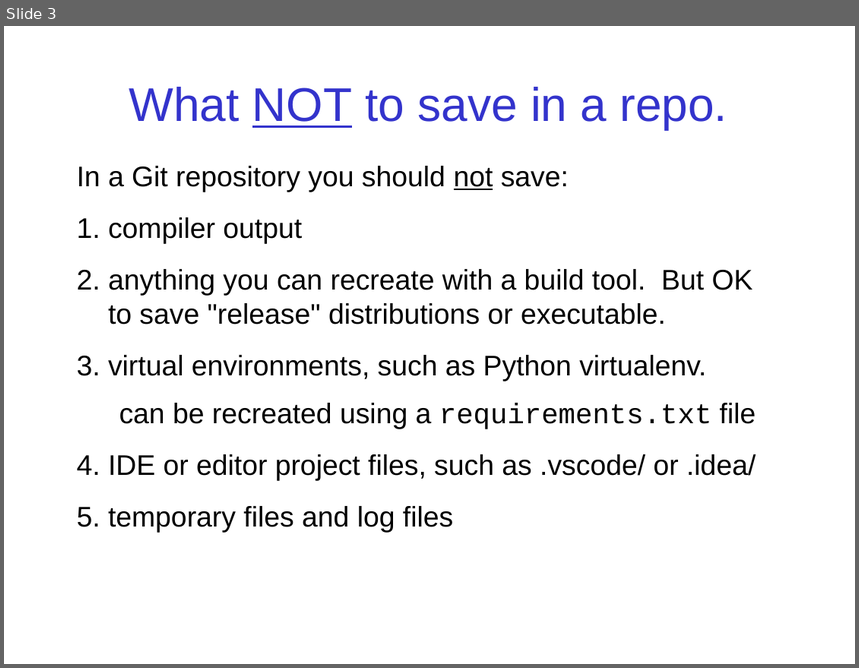
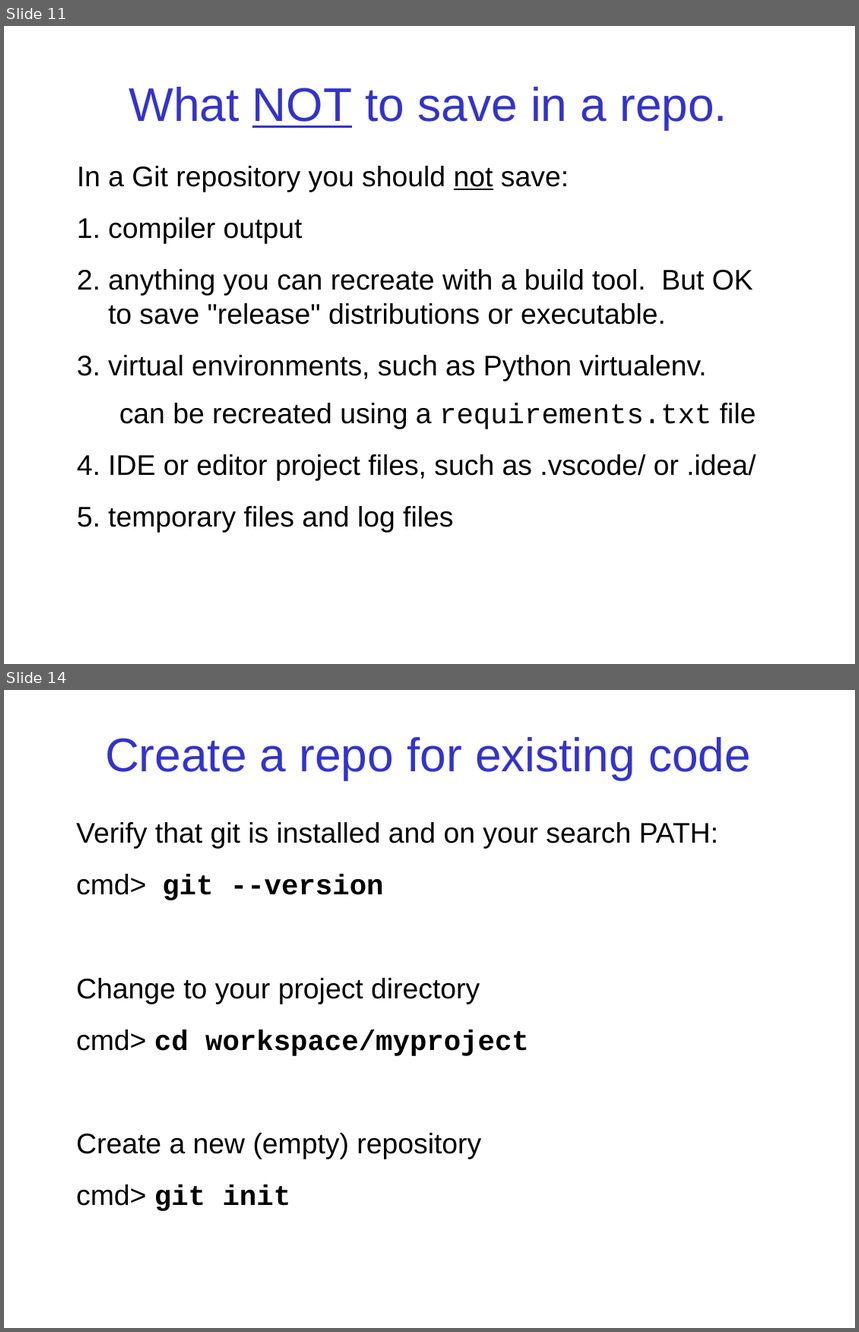
Before and after one commit to skeoop/skeoop.github.io, a slide deck: git/Git-Basics.ppt. Shown one above the other, each under a label of ours: slide 3 before the commit, slides 11 and 14 after it; the slides between them are not shown. The pictures are 859x668 and 859x1332 pixels, drawn with LibreOffice and Linux fonts; fonts in the diff are those of the drawing. Boxes give left, top, right and bottom in pixels: in the first picture for what was removed or moved away, otherwise in the second. Text is boxed around its words. In the diff, an @@ line names an element or a change of style, - is before the commit and + after.

```diff
--- a/git/Git-Basics.ppt
+++ b/git/Git-Basics.ppt
@@ slide 14 added at <box>4,690,855,1328</box>, background #FFFFFF @@
@@ title added at <box>105,737,751,780</box>, 40 pt, text #3333CC @@
+Create a repo for existing code
@@ text added at <box>76,822,718,1211</box>, 24 pt, text #000000 @@
+Verify that git is installed and on your search PATH:
+cmd> git --version
+Change to your project directory
+cmd> cd workspace/myproject
+Create a new (empty) repository
+cmd> git init
@@ what was slide 3 is now slide 11 @@
```
Also in this commit, not shown: 2 slides changed, 19 other slides added, 4 other files.
